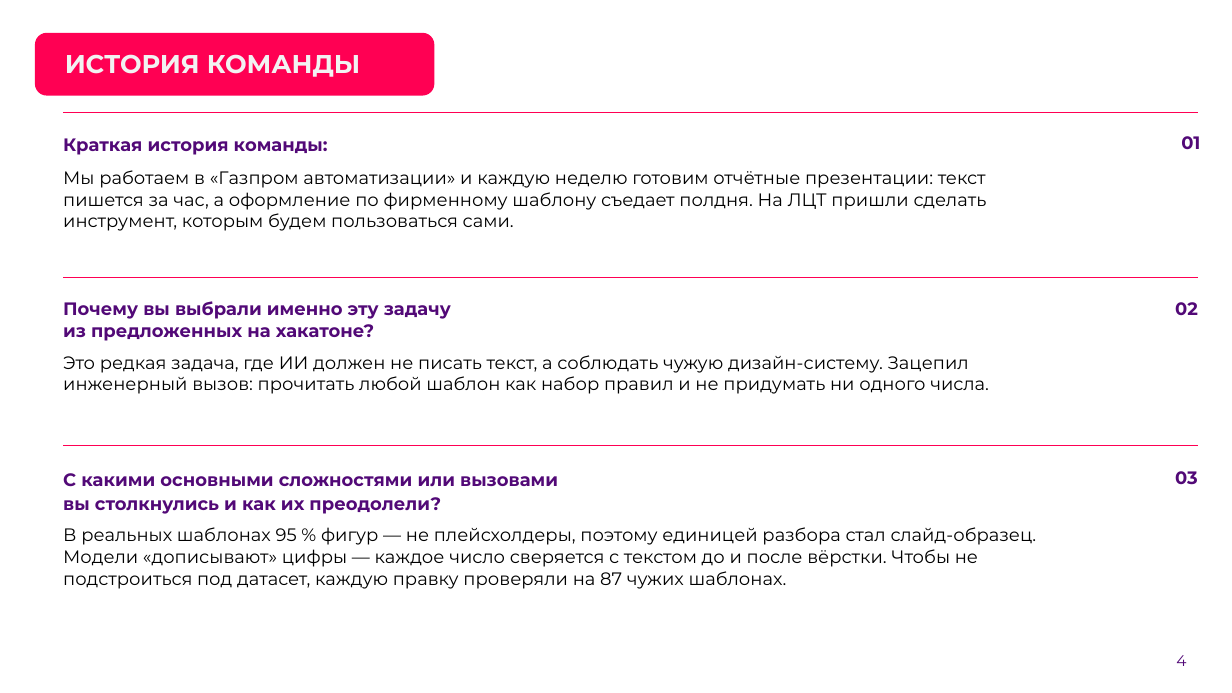
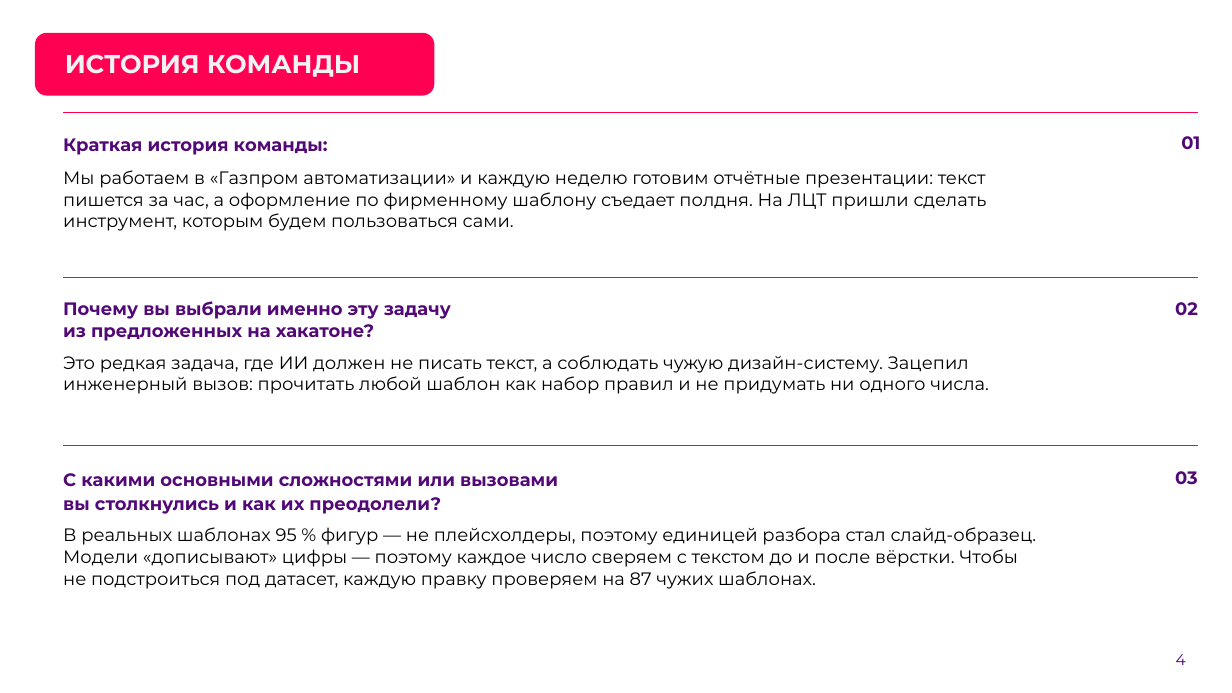
Before and after one commit to hl0pch1k/verstka, a slide deck: slide 4 of docs/presentation/verstka-pitch.pptx. Drawn at 1232x693 pixels with LibreOffice and Linux fonts; fonts in the diff are those of the drawing; background and template pictures are left out. Boxes give left, top, right and bottom in pixels: in the first picture for what was removed or moved away, otherwise in the second. Text is boxed around its words. In the diff, an @@ line names an element or a change of style, - is before the commit and + after.

Commit message:
Презентация проекта после независимой проверки вёрстки
- все поля и отступы по одной сетке, номера страниц на одном месте и видны на тёмных слайдах
- «Результат»: сетка девяти презентаций на слайде, где варианты заметно отличаются
- согласованы цифры: время прогонов из видео и демо-презентаций подписано отдельно
- счётчик тестов в README: 2 035

```diff
--- a/docs/presentation/verstka-pitch.pptx
+++ b/docs/presentation/verstka-pitch.pptx
@@ text at box(63, 527, 1037, 589): text changed @@
-В реальных шаблонах 95 % фигур — не плейсхолдеры, поэтому единицей разбора стал слайд-образец. Модели «дописывают» цифры — каждое число сверяется с текстом до и после вёрстки. Чтобы не подстроиться под датасет, каждую правку проверяли на 87 чужих шаблонах.
+В реальных шаблонах 95 % фигур — не плейсхолдеры, поэтому единицей разбора стал слайд-образец. Модели «дописывают» цифры — поэтому каждое число сверяем с текстом до и после вёрстки. Чтобы не подстроиться под датасет, каждую правку проверяем на 87 чужих шаблонах.
```
Also in this commit, not shown: 10 other slides changed, 1 other file.
